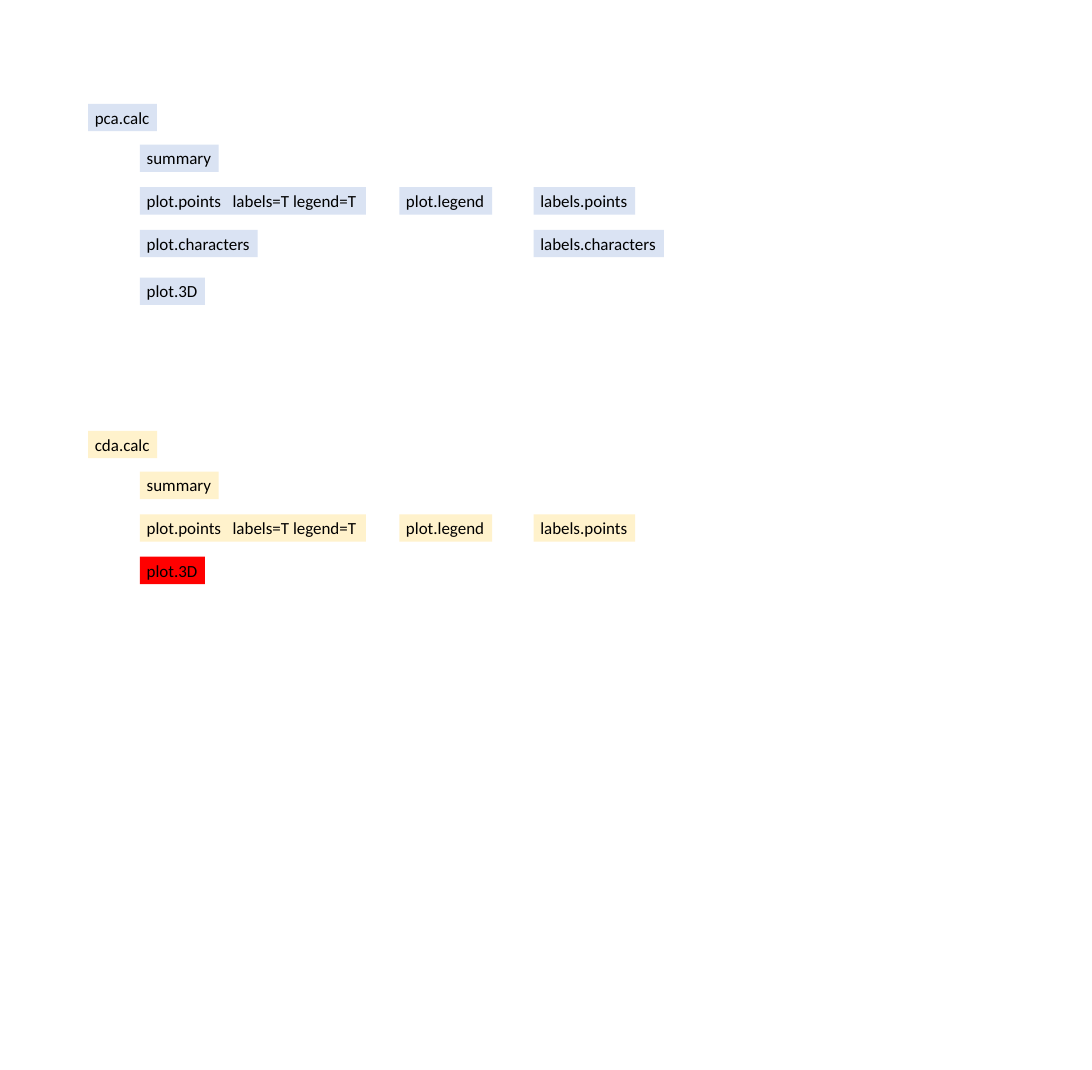
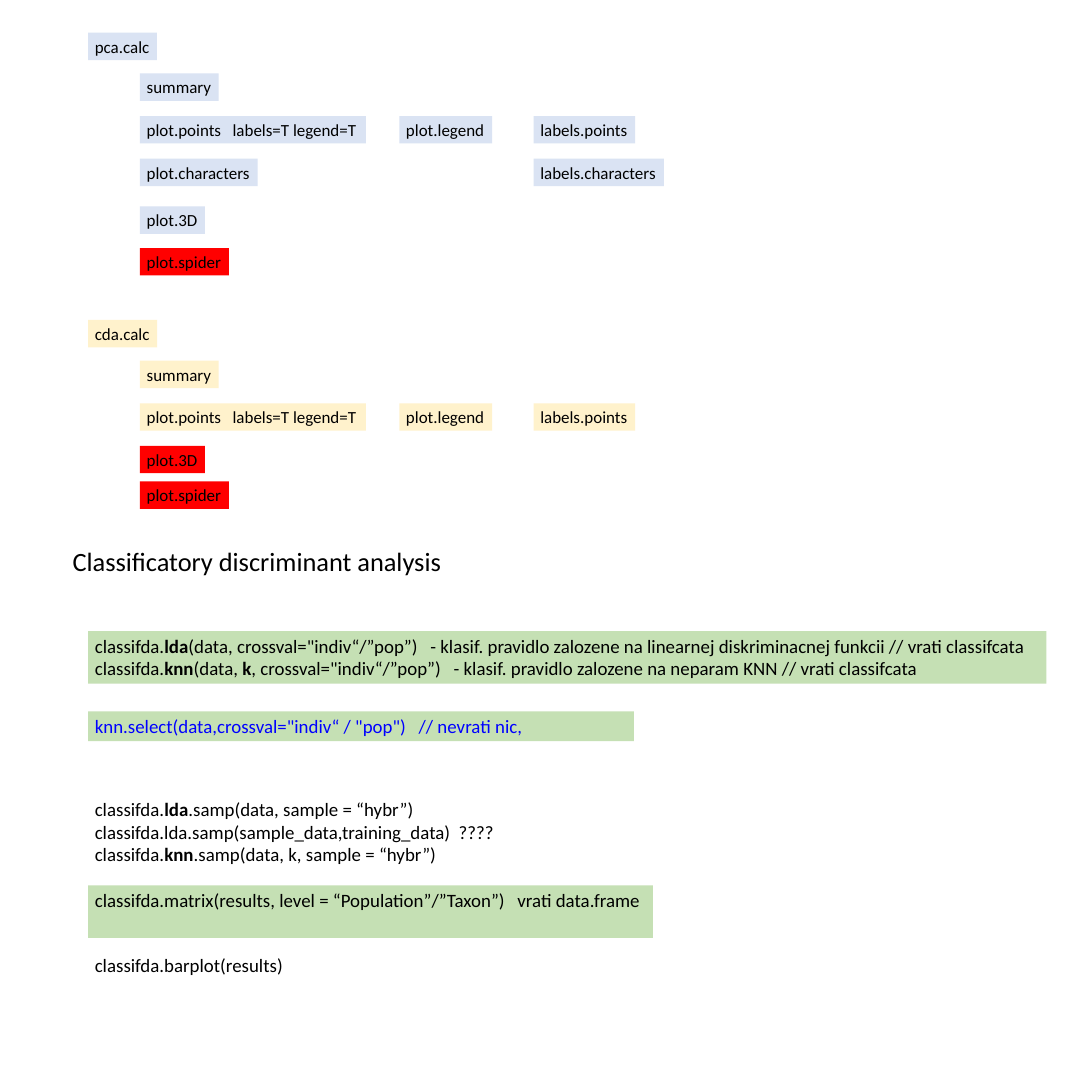
Before and after one commit to MarekSlenker/MorphoTools2, a slide deck: slide 1 of struktura kniznice.pptx. Drawn at 1092x1070 pixels with LibreOffice and Linux fonts; fonts in the diff are those of the drawing. Boxes give left, top, right and bottom in pixels: in the first picture for what was removed or moved away, otherwise in the second. Text is boxed around its words. In the diff, an @@ line names an element or a change of style, - is before the commit and + after.

Commit message:
classifda

```diff
--- a/struktura kniznice.pptx
+++ b/struktura kniznice.pptx
@@ 8 rectangles: place and size @@
-8 rectangles at [88,104,664,305]
+8 rectangles at [88,33,664,233]
@@ rectangle added at [140,248,229,276], fill #FF0000, 18 pt, text #000000 @@
+plot.spider
@@ 6 rectangles: place and size @@
-6 rectangles at [88,431,635,584]
+6 rectangles at [88,320,635,473]
@@ rectangle added at [140,481,229,508], fill #FF0000, 18 pt, text #000000 @@
+plot.spider
@@ text added at [73,552,441,576], 28 pt, text #000000 @@
+Classificatory discriminant analysis
@@ rectangle added at [88,631,1047,683], fill #C5E0B4, 20 pt, text #000000 @@
+classifda.lda(data, crossval="indiv“/”pop”) - klasif. pravidlo zalozene na linearnej diskriminacnej funkcii // vrati classifcata
+classifda.knn(data, k, crossval="indiv“/”pop”) - klasif. pravidlo zalozene na neparam KNN // vrati classifcata
@@ rectangle added at [88,711,634,741], fill #C5E0B4, 20 pt, text #0000FF @@
+knn.select(data,crossval="indiv“ / "pop") // nevrati nic,
@@ text added at [95,802,450,864], 20 pt, text #000000 @@
+classifda.lda.samp(data, sample = “hybr”)
+classifda.lda.samp(sample_data,training_data) ????
+classifda.knn.samp(data, k, sample = “hybr”)
@@ rectangle added at [88,886,653,938], fill #C5E0B4, 20 pt, text #000000 @@
+classifda.matrix(results, level = “Population”/”Taxon”) vrati data.frame
@@ text added at [95,958,283,975], 20 pt, text #000000 @@
+classifda.barplot(results)
```
Also in this commit, not shown: 14 other files.
